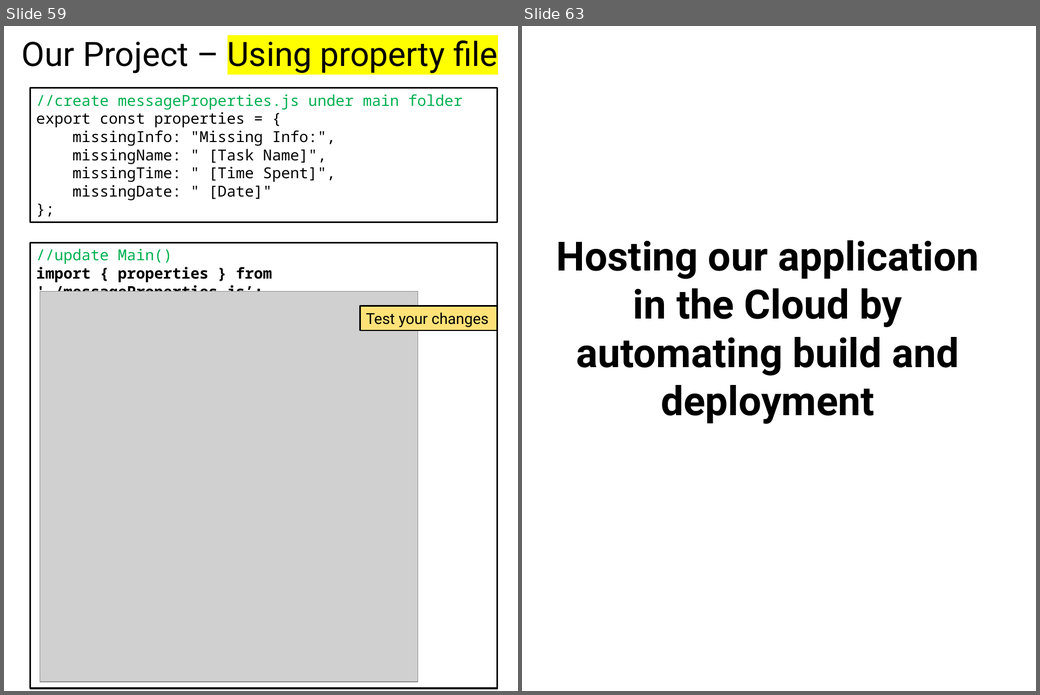
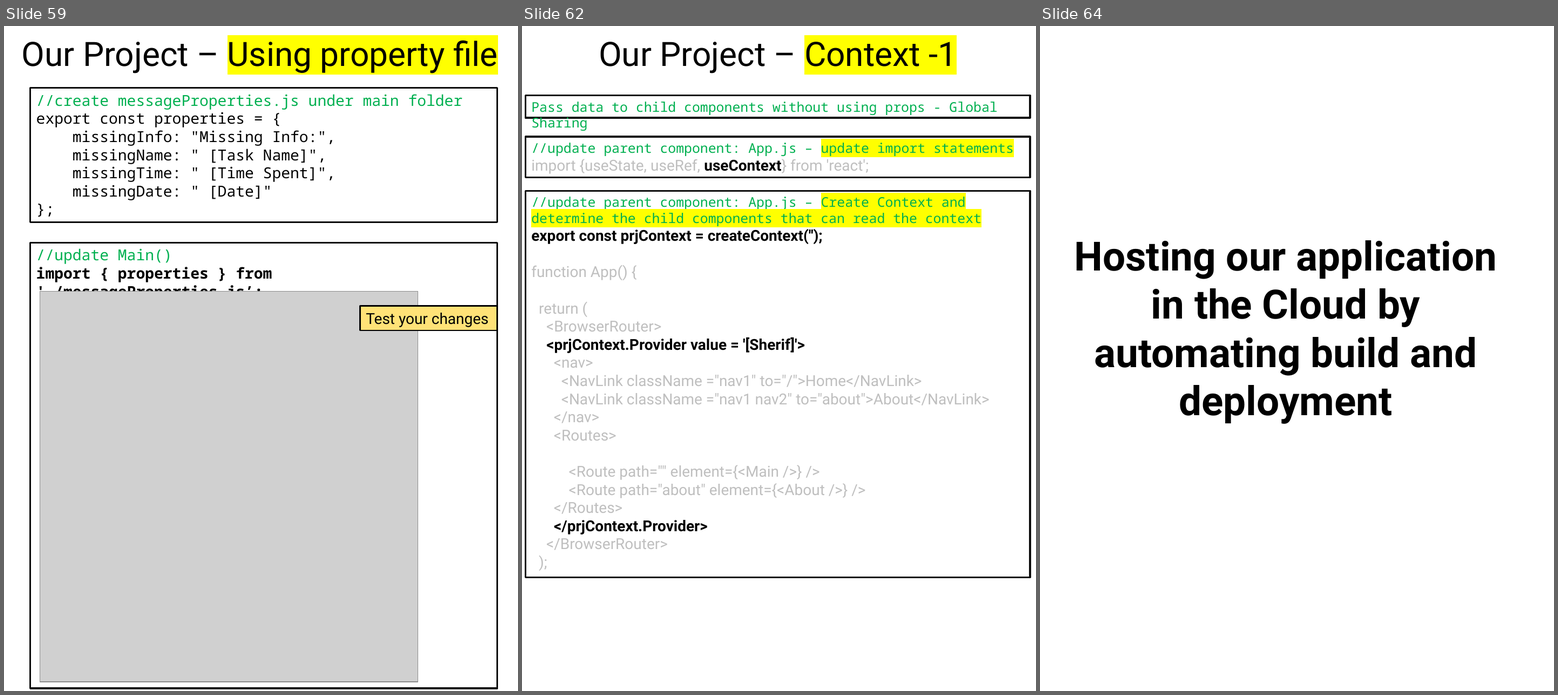
Before and after one commit to scorpion0511/mytracker, a slide deck: doc/React.pptx. Shown side by side, each under a label of ours: slides 59 and 63 before the commit, slides 59, 62 and 64 after it; the slides between them are not shown. The pictures are 1040x695 and 1558x695 pixels, drawn with LibreOffice and Linux fonts; fonts in the diff are those of the drawing; grey boxes stand for pictures. Boxes give left, top, right and bottom in pixels: in the first picture for what was removed or moved away, otherwise in the second. Text is boxed around its words. In the diff, an @@ line names an element or a change of style, - is before the commit and + after.

```diff
--- a/doc/React.pptx
+++ b/doc/React.pptx
@@ slide 62 added at (x1=522, y1=26, x2=1036, y2=691), background #FFFFFF @@
@@ text added at (x1=599, y1=42, x2=957, y2=74), 40 pt, text #000000 @@
+Our Project – Context -1
@@ rectangle added at (x1=526, y1=96, x2=1030, y2=118), outline #0D0D0D 2.25 pt, 16 pt, text #00B050 @@
+Pass data to child components without using props - Global Sharing
@@ rectangle added at (x1=526, y1=137, x2=1030, y2=177), outline #0D0D0D 2.25 pt, 16 pt, text #00B050 @@
+//update parent component: App.js – update import statements
+import {useState, useRef, useContext} from 'react';
@@ rectangle added at (x1=526, y1=191, x2=1030, y2=578), outline #0D0D0D 2.25 pt, 18 pt, text #BFBFBF @@
+//update parent component: App.js – Create Context and determine the child components that can read the context
+export const prjContext = createContext('');
+function App() {
+return (
+<BrowserRouter>
+<prjContext.Provider value = '[Sherif]'>
+<nav>
+<NavLink className ="nav1" to="/">Home</NavLink>
+<NavLink className ="nav1 nav2" to="about">About</NavLink>
+</nav>
+<Routes>
+<Route path="" element={<Main />} />
+<Route path="about" element={<About />} />
+</Routes>
+</prjContext.Provider>
+</BrowserRouter>
+);
@@ what was slide 63 is now slide 64 @@
```
Also in this commit, not shown: 3 slides changed, 1 other slide added, 1 slide removed.
